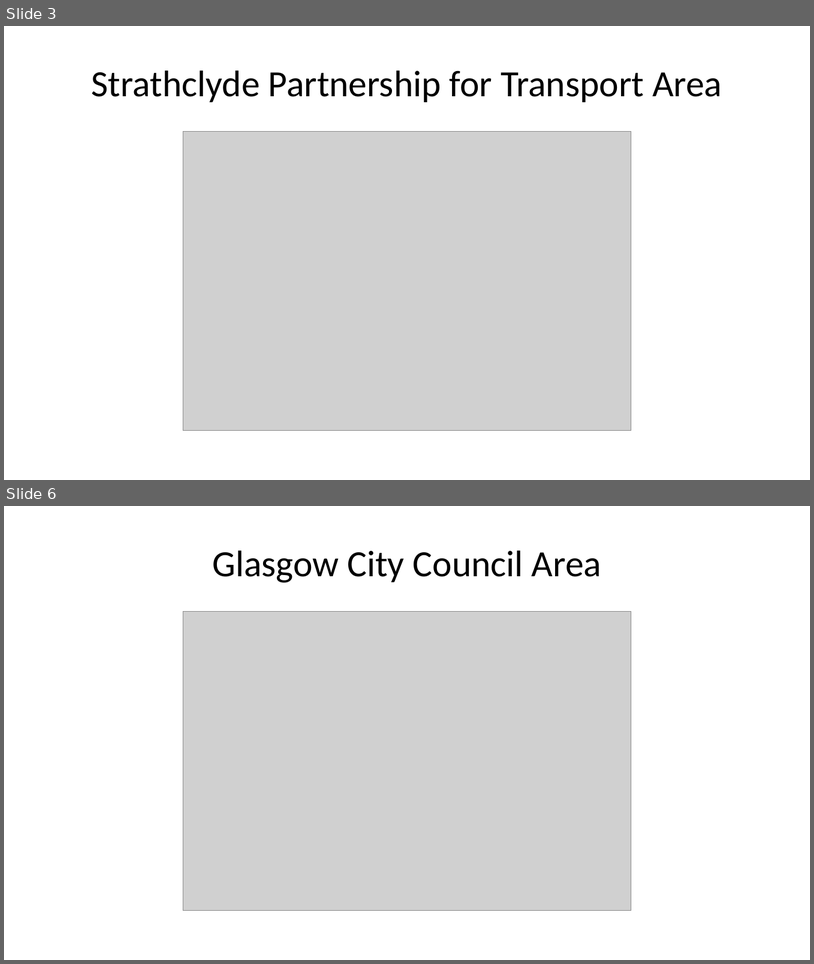
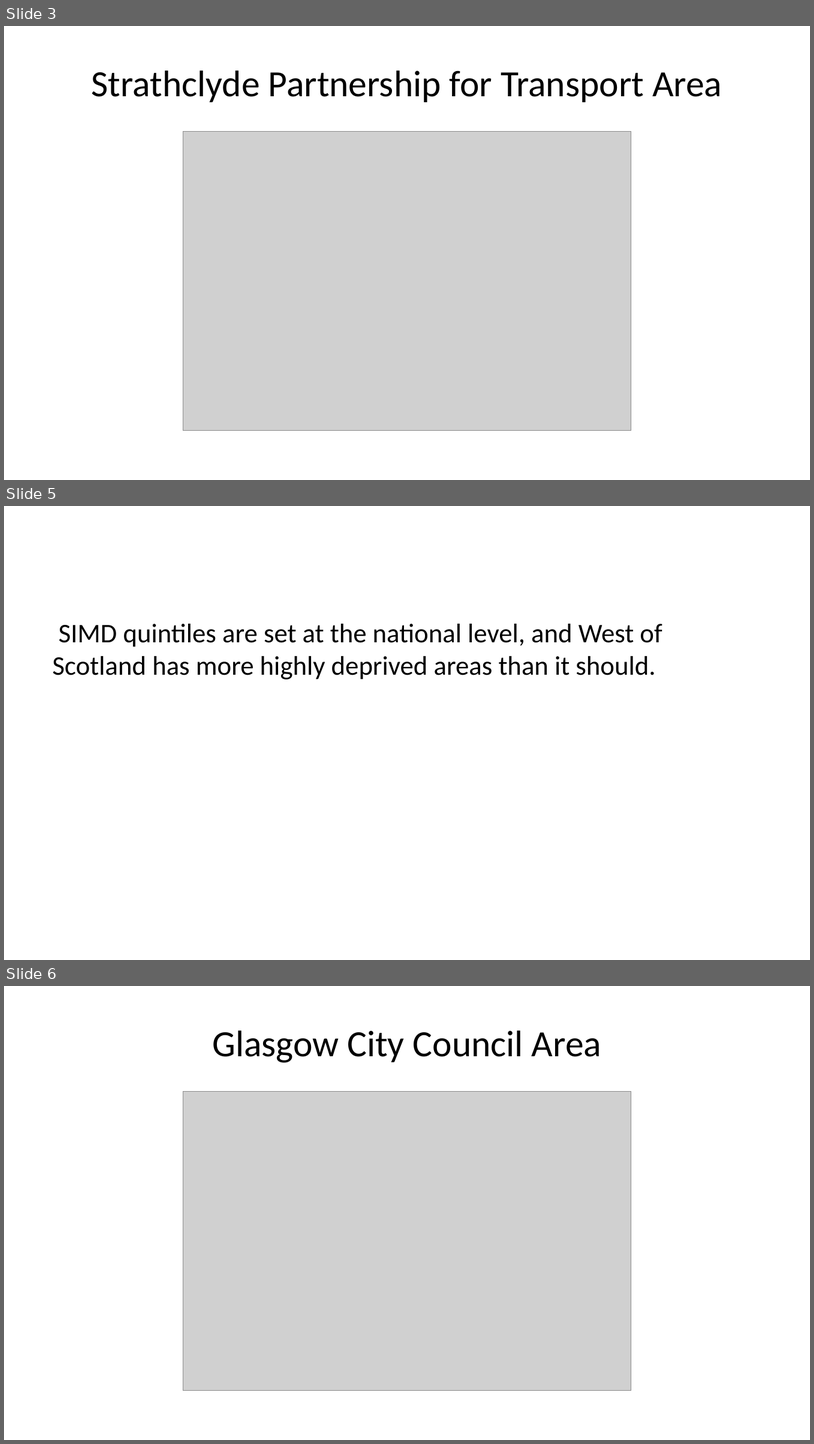
Before and after one commit to SamAllwood/Scotland_Bus_Access, a slide deck: slides.pptx. Shown one above the other, each under a label of ours: slides 3 and 6 before the commit, slides 3, 5 and 6 after it; the slides between them are not shown. The pictures are 814x964 and 814x1444 pixels, drawn with LibreOffice and Linux fonts; fonts in the diff are those of the drawing; grey boxes stand for pictures. Boxes give left, top, right and bottom in pixels: in the first picture for what was removed or moved away, otherwise in the second. Text is boxed around its words. In the diff, an @@ line names an element or a change of style, - is before the commit and + after.

```diff
--- a/slides.pptx
+++ b/slides.pptx
@@ slide 5 added at [4, 506, 810, 960], background #FFFFFF @@
@@ text added at [53, 624, 662, 679], 24 pt, text #000000 @@
+SIMD quintiles are set at the national level, and West of Scotland has more highly deprived areas than it should.
```
Also in this commit, not shown: 2 slides changed, 2 slides removed.
